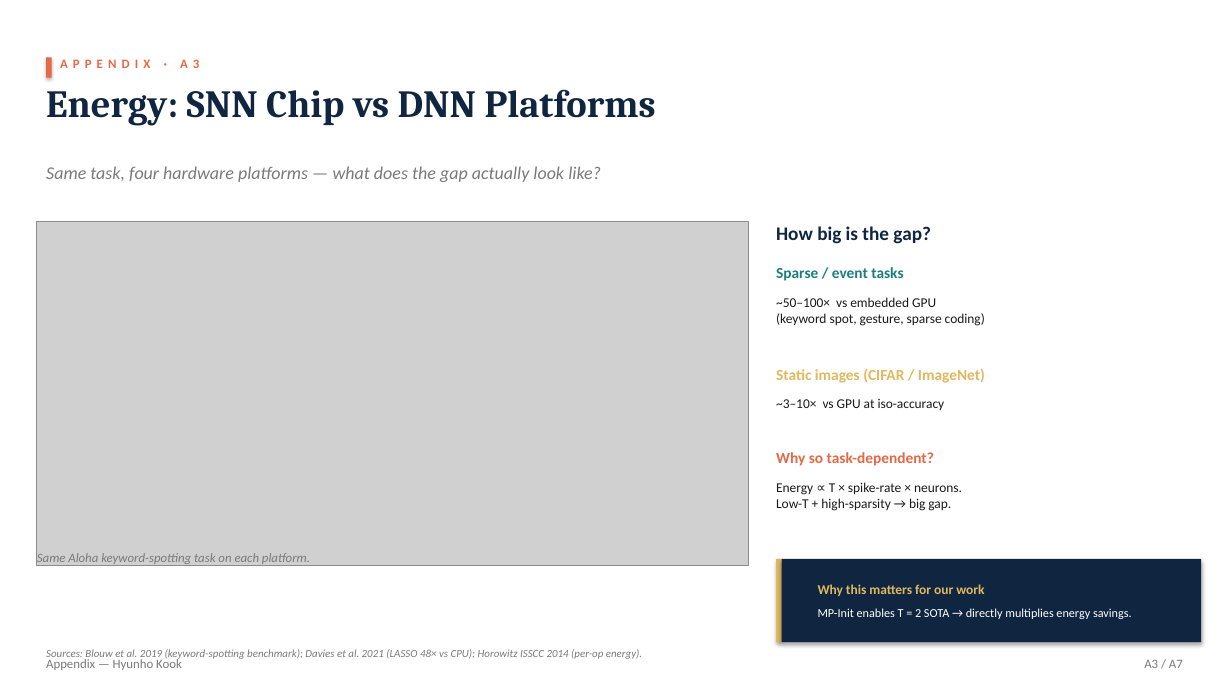
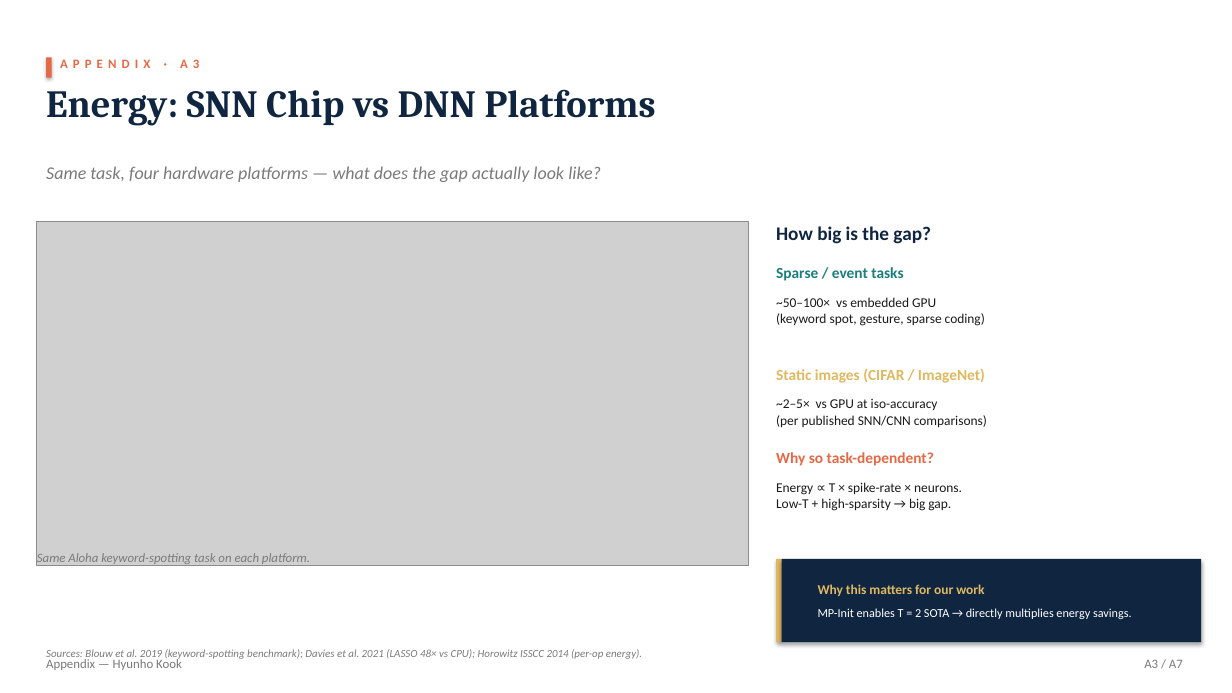
Before and after one commit to kookhh0827/POSTECH_thesis_template_latex, a slide deck: slide 24 of Hyunho_Kook_Master_Defense.pptx. Drawn at 1232x693 pixels with LibreOffice and Linux fonts; fonts in the diff are those of the drawing; grey boxes stand for pictures. Boxes give left, top, right and bottom in pixels: in the first picture for what was removed or moved away, otherwise in the second. Text is boxed around its words. In the diff, an @@ line names an element or a change of style, - is before the commit and + after.

```diff
--- a/Hyunho_Kook_Master_Defense.pptx
+++ b/Hyunho_Kook_Master_Defense.pptx
@@ text at <box>776,399,987,427</box>: text changed @@
-~3–10× vs GPU at iso-accuracy
+~2–5× vs GPU at iso-accuracy
+(per published SNN/CNN comparisons)
```
Also in this commit, not shown: 5 other slides changed, 2 other files.
